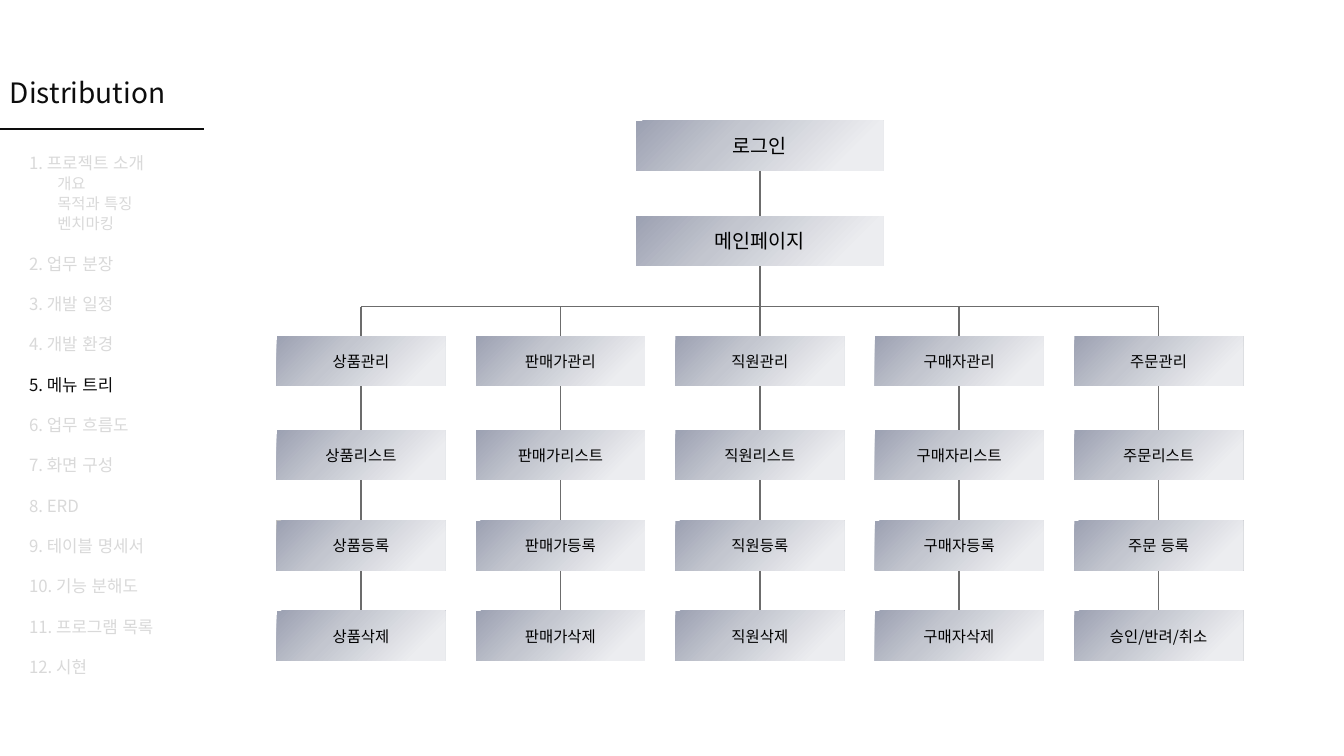
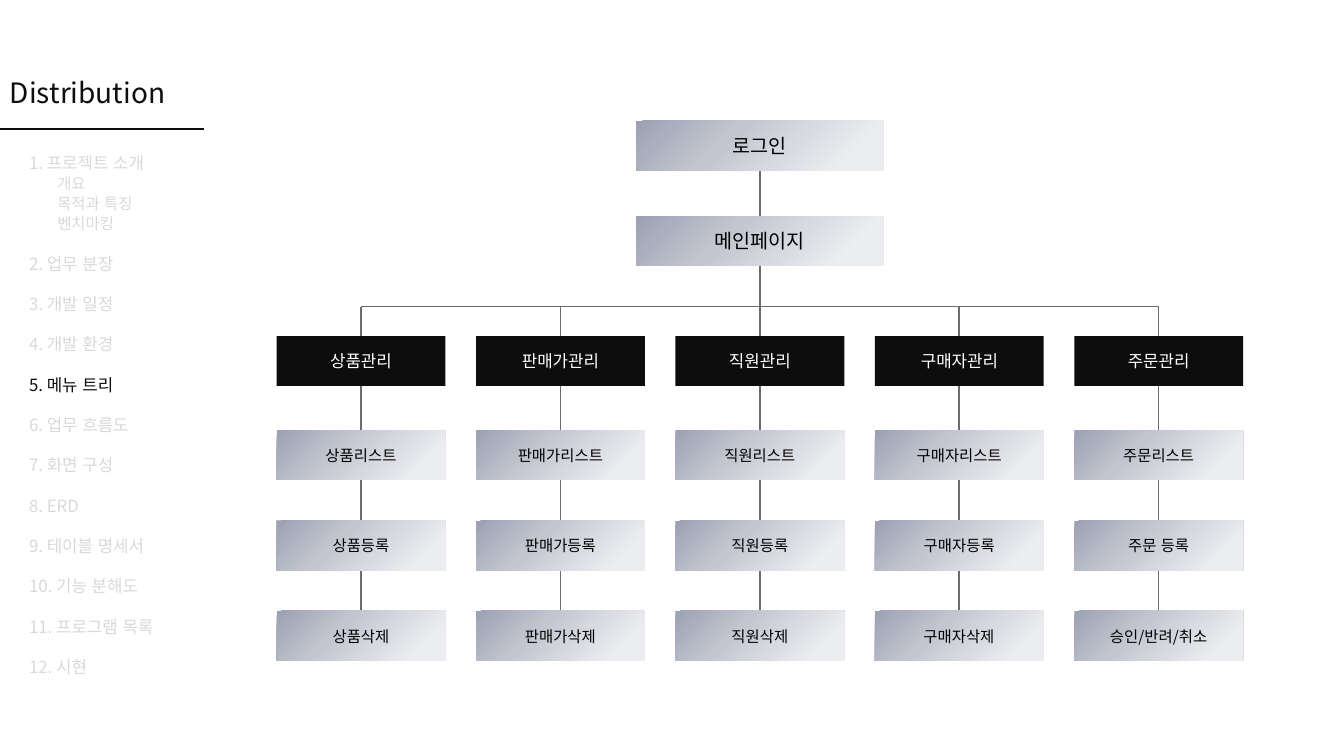
Before and after one commit to Peh9397/Distribution, a slide deck: slide 11 of Distribution_3주차발표.pptx. Drawn at 1344x756 pixels with LibreOffice and Linux fonts; fonts in the diff are those of the drawing. Boxes give left, top, right and bottom in pixels: in the first picture for what was removed or moved away, otherwise in the second. Text is boxed around its words. In the diff, an @@ line names an element or a change of style, - is before the commit and + after.

```diff
--- a/Distribution_3주차발표.pptx
+++ b/Distribution_3주차발표.pptx
@@ size 11 to 12 pt, text colour #000000 to #FFFFFF in 5 elements at bbox=[1128, 353, 1190, 369], bbox=[921, 353, 998, 369], bbox=[522, 353, 599, 369], bbox=[330, 353, 392, 369], bbox=[729, 353, 791, 369] @@
@@ fill gradient #9DA1B3 to #C4C6CF to #ECEDF0 to #0D0D0D in 5 elements at bbox=[276, 336, 445, 385], bbox=[676, 336, 844, 385], bbox=[476, 336, 644, 385], bbox=[875, 336, 1044, 385], bbox=[1075, 336, 1243, 385] @@
```
Also in this commit, not shown: 2 other slides changed.
